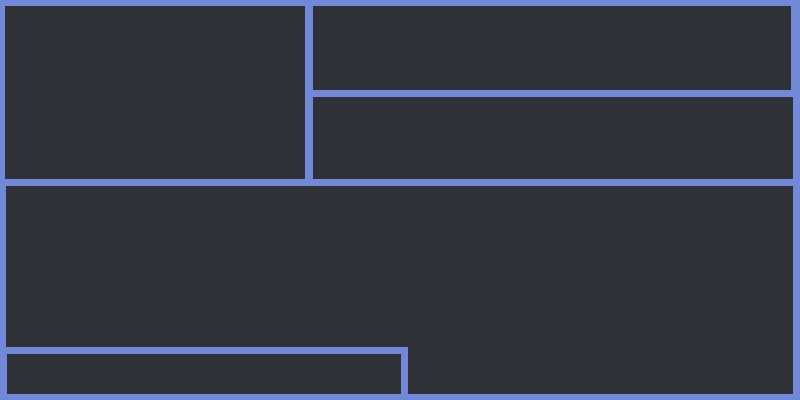
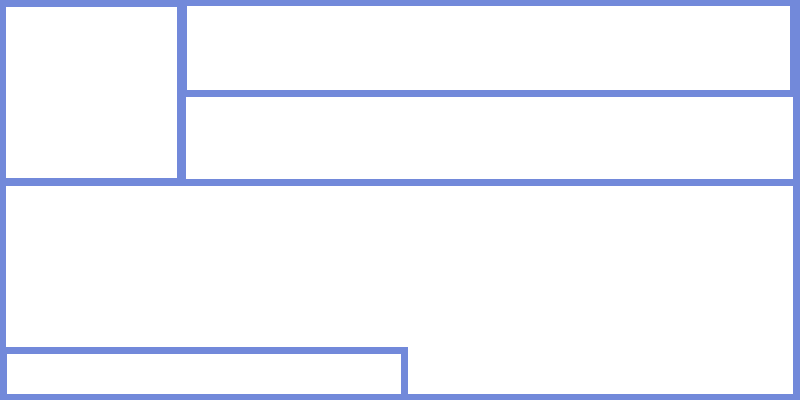
The second 800 × 400 image is a revision of the first. Changes to its layers:
added group "main" with 5 layers above "discord_basic" over <box>5,6,793,394</box>
moved "Rechteck 1" (1st of 4, in "main") into group "main" over <box>7,354,401,394</box>
moved "Rechteck 1" (2nd of 4, in "main") into group "main" over <box>6,186,793,394</box>
moved "Rechteck 1" (3rd of 4, in "main") into group "main", painted on it over <box>180,6,791,97</box>
moved "Rechteck 1" (4th of 4, in "main") into group "main", painted on it over <box>179,6,793,179</box>
removed layer "Rechteck 1" (5th of 5) over <box>5,6,312,179</box>
added layer "Rechteck 2" in group "main" over <box>5,6,184,179</box>
hid "discord_basic" over <box>5,6,793,394</box>
